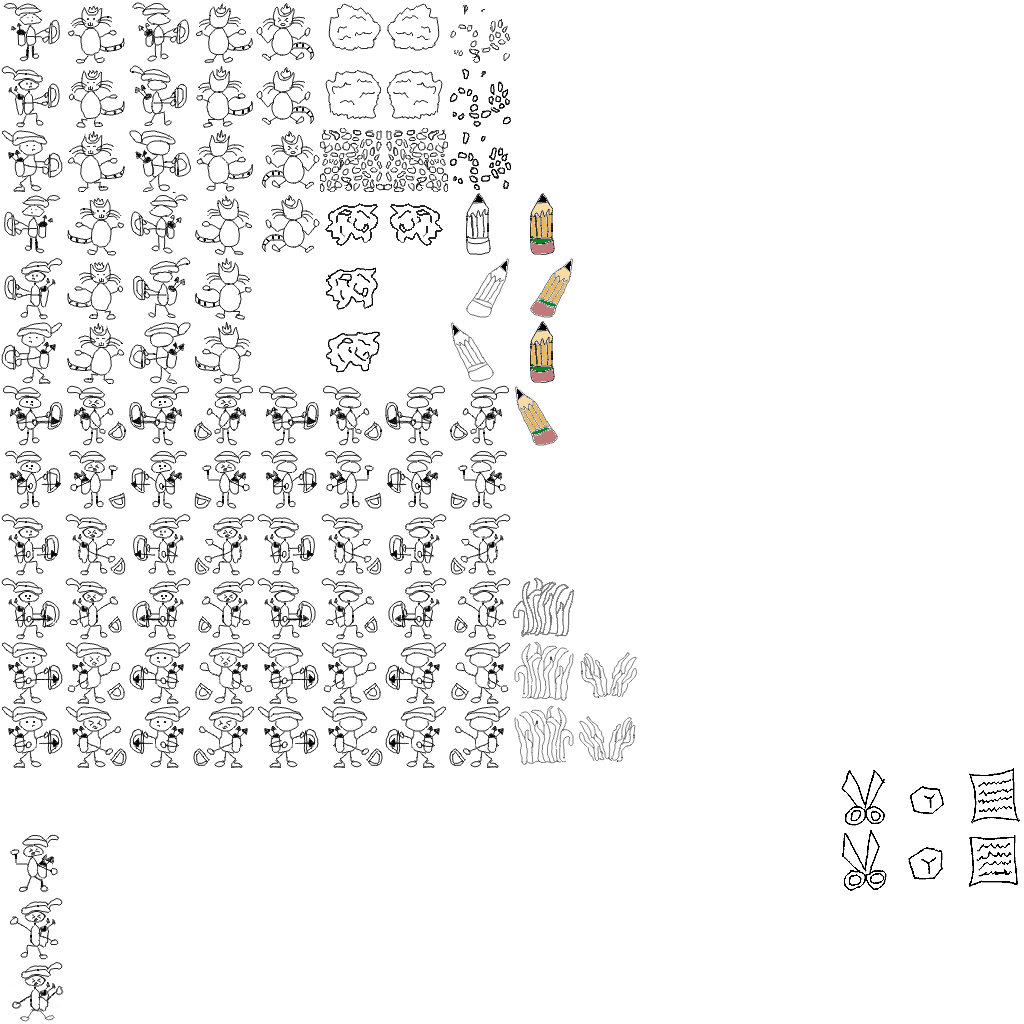
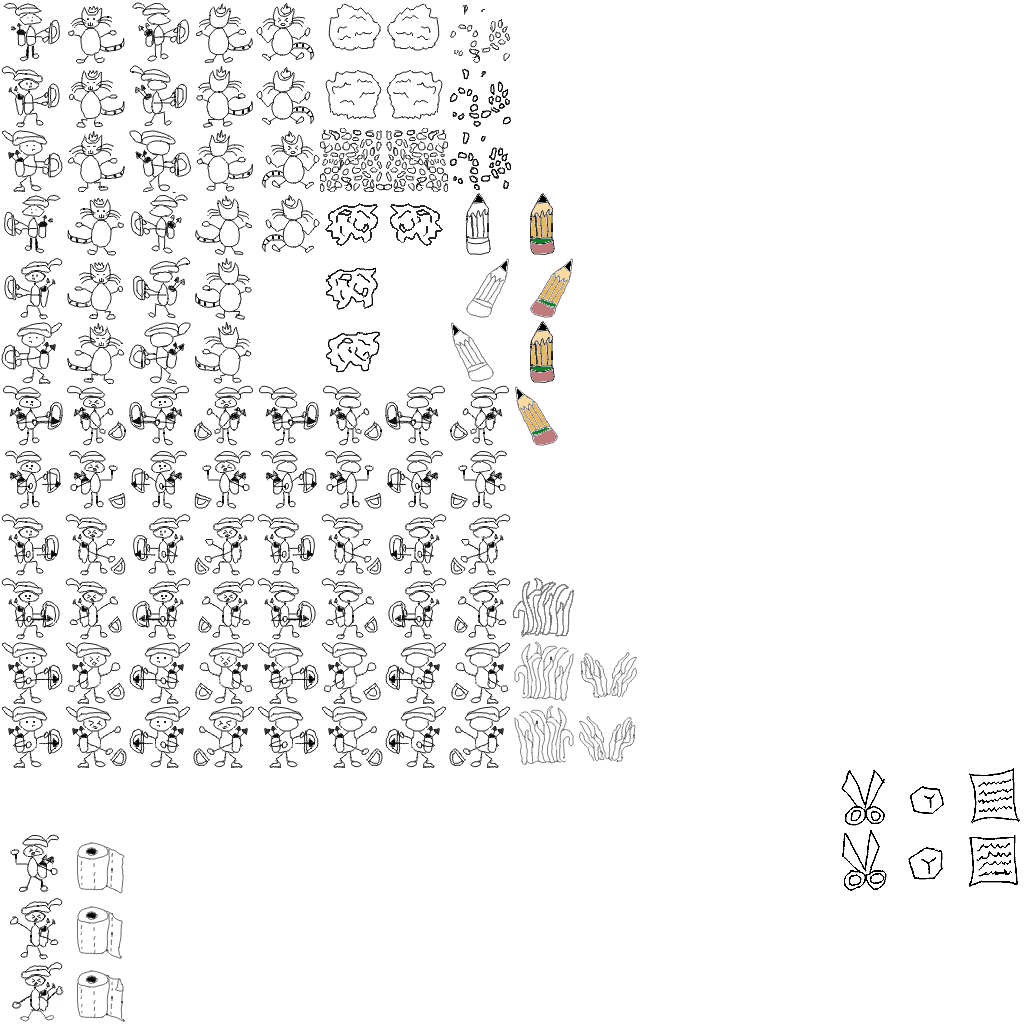
Layers edited between the first and the second 1024px x 1024px image:
painted on "Draw_Layer" over [77, 842, 125, 1022]
